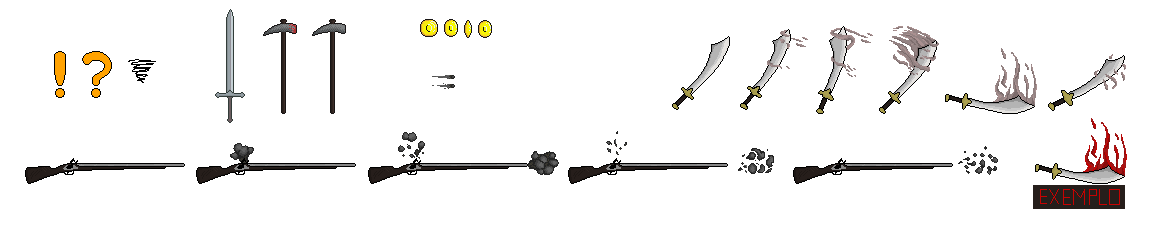
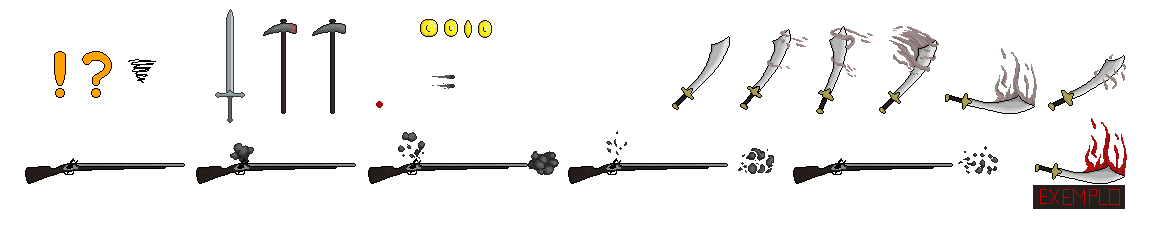
Before/after of a 1153×240 layered artwork. What changed in the layer stack:
painted on "bala01 copy" over [376, 101, 383, 108]
